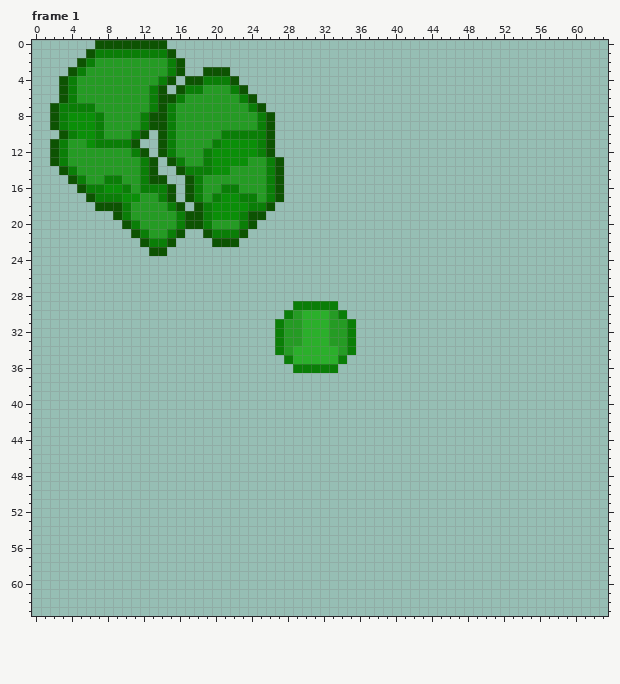
File history of a pixel-art file, Assets/Arts/Enemies/Boss/FruitKing/ATK1/LH/LHReady.aseprite. The first picture shows the starting point.
64x64 pixels, 5 frames. Shown: frame 1. The commit also changed other frames, which this record leaves out.
New version:
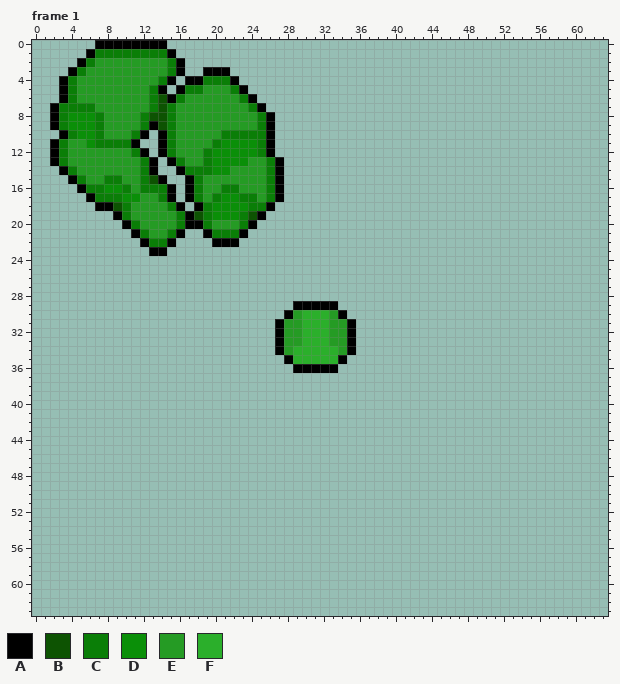
Palette (. is transparent): A #000000  B #0d5302  C #0a7e07  D #0a8f08  E #259b24  F #2baf2b
The edit:
layer "Flattened" added
layer "WaterMelon" removed
layer "Hand" removed
--- frame 1, layer "Flattened"
@@ x 0..29 @@
- 0 .......BBBBBBBB...............
- 1 ......BCCCCCCCCB..............
- 2 .....BCEEEEEEEECB.............
- 3 ....BCEEEEEEEEECB..BBB........
- 4 ...BCEEEEEEEEECB.BBCCCB.......
- 5 ...BCEEEEEEEECB.BCCEEECB......
- 6 ...BCEEEEEEEECBBCEEEEEECB.....
- 7 ..BCCCCEEEEEECBCEEEEEEEECB....
- 8 ..BCDDDCEEEECBBCEEEEEEEEECB...
- 9 ..BCDDDCEEEECBBCEEEEEEEEECB...
-10 ...BCDDCEEECB.BCEEEEECCCCCB...
-11 ..BCEEDCCCCB..BCEEEECDDDDCB...
-12 ..BCEEEEEEECB.BCEEECDDDDDCB...
-13 ..BCEEEEEEEECB.BCEECDDDDEECB..
-14 ...BCEEEEEEECB..BCCCDDEEEECB..
-15 ....BCEECCEECBB..BCEEEEEEECB..
-16 .....BCCDDCECCCB.BCEECCEEECB..
-17 ......BCCCDDEECB.BCECDDCCECB..
-18 .......BBBCEEEECB.BCDDDDCCB...
-19 .........BCEEEEECBBCDDDCBB....
-20 ..........BCEEEECBBCEEECB.....
-21 ...........BCEECB..BCCCB......
-22 ............BCCB....BBB.......
-23 .............BB...............
+ 0 .......AAAAAAAA...............
+ 1 ......ACCCCCCCCA..............
+ 2 .....ACEEEEEEEECA.............
+ 3 ....ACEEEEEEEEECA..AAA........
+ 4 ...ACEEEEEEEEECA.AACCCA.......
+ 5 ...ACEEEEEEEECA.ACCEEECA......
+ 6 ...ACEEEEEEEECBACEEEEEECA.....
+ 7 ..ACCCCEEEEEECBCEEEEEEEECA....
+ 8 ..ACDDDCEEEECBBCEEEEEEEEECA...
+ 9 ..ACDDDCEEEECABCEEEEEEEEECA...
+10 ...ACDDCEEECA.ACEEEEECCCCCA...
+11 ..ACEEDCCCCA..ACEEEECDDDDCA...
+12 ..ACEEEEEEECA.ACEEECDDDDDCA...
+13 ..ACEEEEEEEECA.ACEECDDDDEECA..
+14 ...ACEEEEEEECA..ACCCDDEEEECA..
+15 ....ACEECCEECBA..ACEEEEEEECA..
+16 .....ACCDDCECCCA.ACEECCEEECA..
+17 ......ACCCDDEECA.ACECDDCCECA..
+18 .......AABCEEEECA.ACDDDDCCA...
+19 .........ACEEEEECABCDDDCBA....
+20 ..........ACEEEECAACEEECA.....
+21 ...........ACEECA..ACCCA......
+22 ............ACCA....AAA.......
+23 .............AA...............
 24 ..............................
@@ x 25..37 @@
 28 .............
-29 ....CCCCC....
-30 ...CEFFFEC...
-31 ..CEEFFFEEC..
-32 ..CEEFFFEEC..
-33 ..CEEFFFEEC..
-34 ..CEFFFFFEC..
-35 ...CFFFFFC...
-36 ....CCCCC....
+29 ....AAAAA....
+30 ...AEFFFEA...
+31 ..AEEFFFEEA..
+32 ..AEEFFFEEA..
+33 ..AEEFFFEEA..
+34 ..AEFFFFFEA..
+35 ...AFFFFFA...
+36 ....AAAAA....
 37 .............
